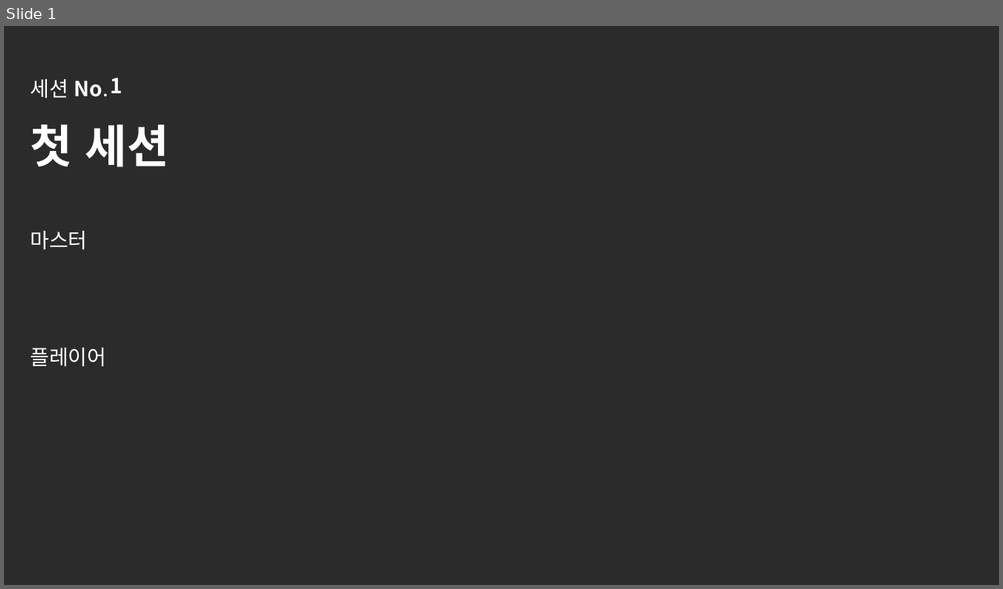
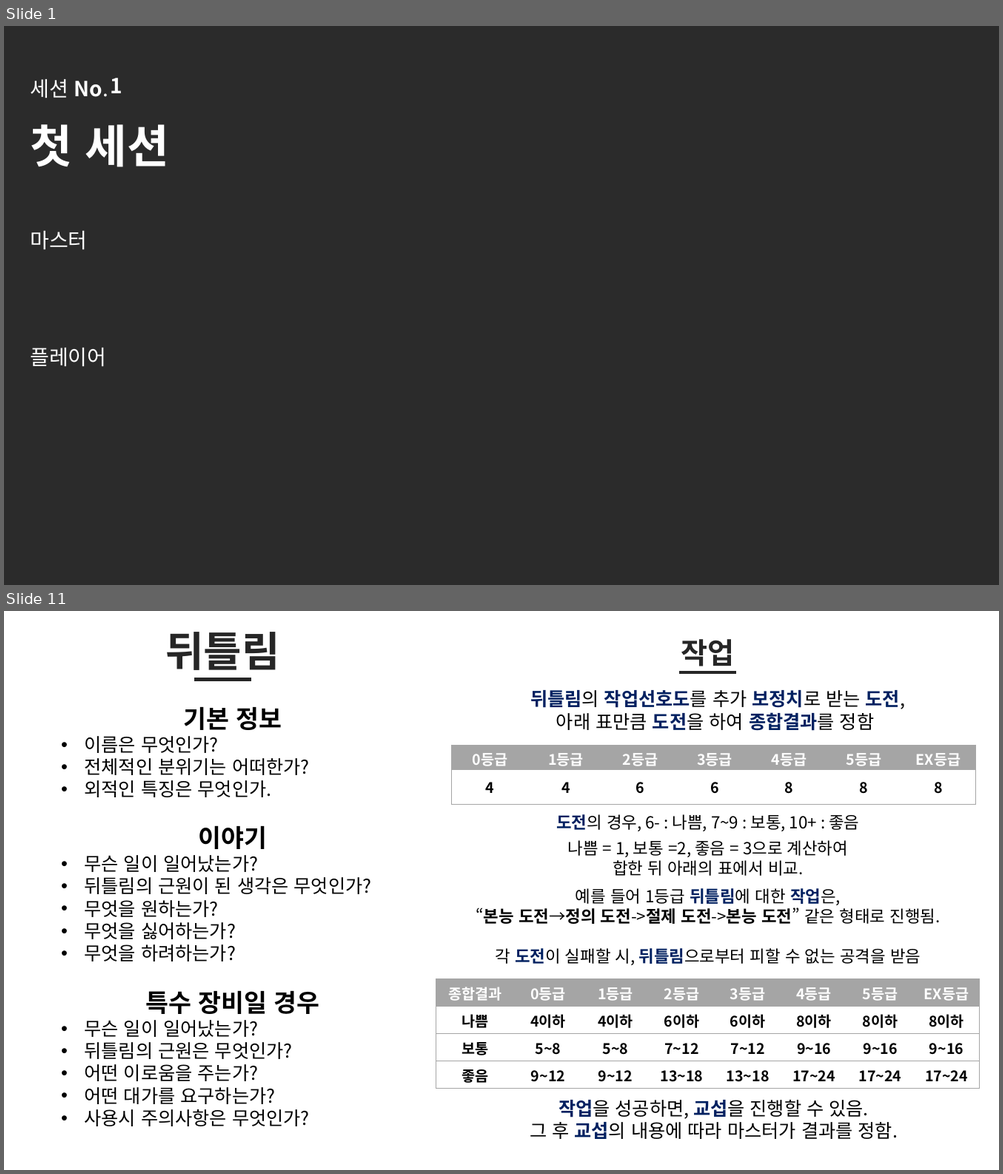
Before and after one commit to helloing0119/lobotomytrpg, a slide deck: 롭티알_진행.pptx. Shown one above the other, each under a label of ours: slide 1 before the commit, slides 1 and 11 after it; the slides between them are not shown. The pictures are 1003x589 and 1003x1174 pixels, drawn with LibreOffice and Linux fonts; fonts in the diff are those of the drawing; background and template pictures are left out; a plain dark background stands for a picture behind light text. Boxes give left, top, right and bottom in pixels: in the first picture for what was removed or moved away, otherwise in the second. Text is boxed around its words. In the diff, an @@ line names an element or a change of style, - is before the commit and + after.

```diff
--- a/롭티알_진행.pptx
+++ b/롭티알_진행.pptx
@@ slide 11 added at bbox=[4, 611, 999, 1170], background #FFFFFF @@
@@ text added at bbox=[165, 632, 279, 670], 40 pt, text #262626, bold @@
+뒤틀림
@@ text added at bbox=[681, 639, 734, 672], 28 pt, text #262626, bold @@
+작업
@@ line added from (679, 673) to (737, 673), #262626 3 pt @@
@@ line added from (194, 680) to (252, 680), #262626 3 pt @@
@@ text added at bbox=[530, 690, 905, 731], 18 pt, text #002060, bold @@
+뒤틀림의 작업선호도를 추가 보정치로 받는 도전,
+아래 표만큼 도전을 하여 종합결과를 정함
@@ text added at bbox=[85, 707, 372, 962], 18 pt, text #000000 @@
+기본 정보
+• 이름은 무엇인가?
+• 전체적인 분위기는 어떠한가?
+• 외적인 특징은 무엇인가.
+이야기
+• 무슨 일이 일어났는가?
+• 뒤틀림의 근원이 된 생각은 무엇인가?
+• 무엇을 원하는가?
+• 무엇을 싫어하는가?
+• 무엇을 하려하는가?
@@ table added at bbox=[452, 744, 976, 804], 2 rows, 7 columns @@
+0등급 | 1등급 | 2등급 | 3등급 | 4등급 | 5등급 | EX등급
+4 | 4 | 6 | 6 | 8 | 8 | 8
@@ text added at bbox=[556, 815, 859, 832], 16 pt, text #000000 @@
+도전의 경우, 6- : 나쁨, 7~9 : 보통, 10+ : 좋음
@@ text added at bbox=[568, 840, 848, 876], 16 pt, text #000000 @@
+나쁨 = 1, 보통 =2, 좋음 = 3으로 계산하여
+합한 뒤 아래의 표에서 비교.
@@ text added at bbox=[475, 889, 939, 965], 16 pt, text #000000 @@
+예를 들어 1등급 뒤틀림에 대한 작업은,
+“본능 도전→정의 도전->절제 도전->본능 도전” 같은 형태로 진행됨.
+각 도전이 실패할 시, 뒤틀림으로부터 피할 수 없는 공격을 받음
@@ table added at bbox=[436, 980, 982, 1089], 4 rows, 8 columns @@
+종합결과 | 0등급 | 1등급 | 2등급 | 3등급 | 4등급 | 5등급 | EX등급
+나쁨 | 4이하 | 4이하 | 6이하 | 6이하 | 8이하 | 8이하 | 8이하
+보통 | 5~8 | 5~8 | 7~12 | 7~12 | 9~16 | 9~16 | 9~16
+좋음 | 9~12 | 9~12 | 13~18 | 13~18 | 17~24 | 17~24 | 17~24
@@ text added at bbox=[85, 991, 320, 1127], 18 pt, text #000000 @@
+특수 장비일 경우
+• 무슨 일이 일어났는가?
+• 뒤틀림의 근원은 무엇인가?
+• 어떤 이로움을 주는가?
+• 어떤 대가를 요구하는가?
+• 사용시 주의사항은 무엇인가?
@@ text added at bbox=[529, 1100, 897, 1139], 18 pt, text #000000 @@
+작업을 성공하면, 교섭을 진행할 수 있음.
+그 후 교섭의 내용에 따라 마스터가 결과를 정함.
```
Also in this commit, not shown: 1 other slide added, 2 slides removed, 28 other files.
